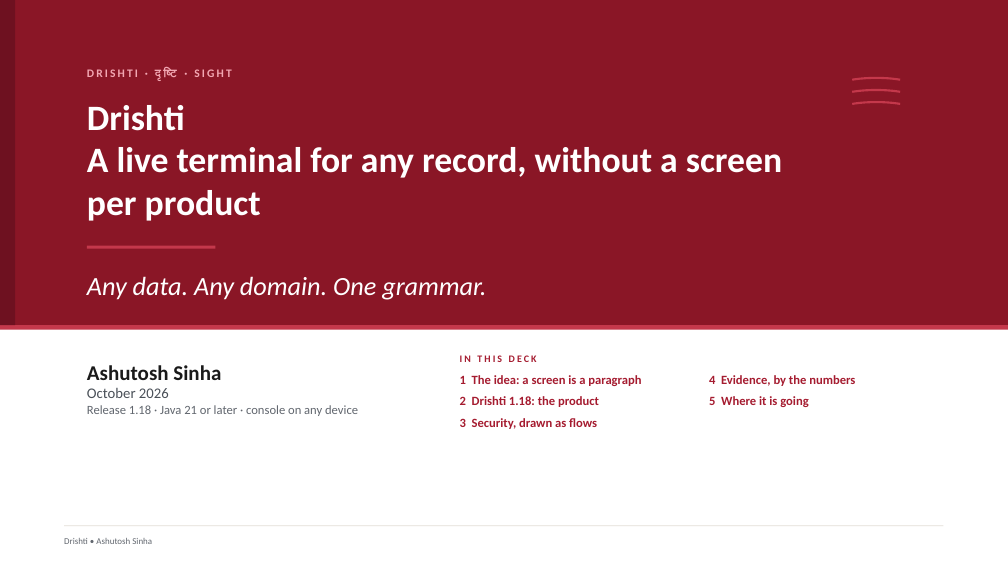
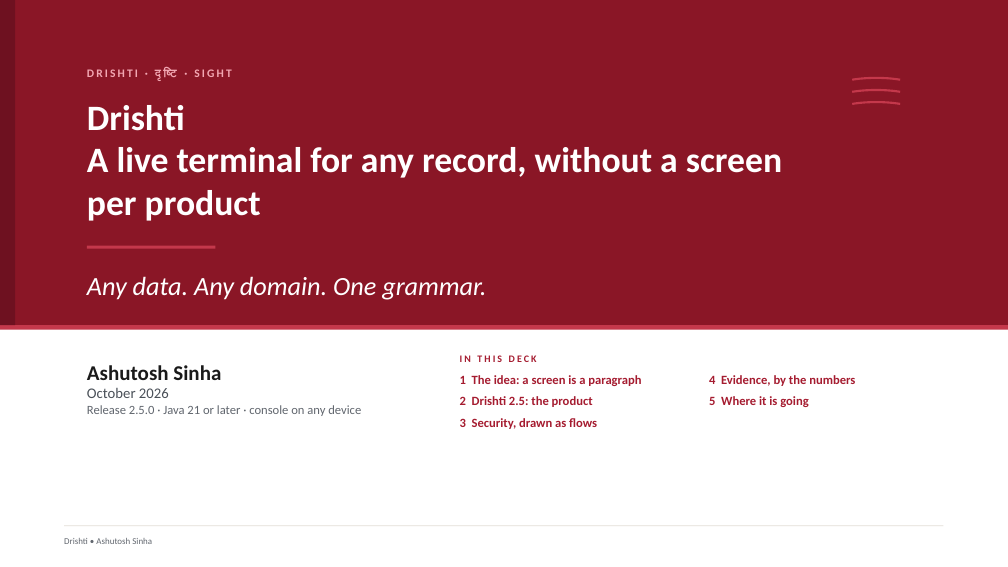
Before and after one commit to ajsinha/drishti, a slide deck: slide 1 of docs/publications/Drishti-Design-and-Evidence.pptx. Drawn at 1008x567 pixels with LibreOffice and Linux fonts; fonts in the diff are those of the drawing. Boxes give left, top, right and bottom in pixels: in the first picture for what was removed or moved away, otherwise in the second. Text is boxed around its words. In the diff, an @@ line names an element or a change of style, - is before the commit and + after.

```diff
--- a/docs/publications/Drishti-Design-and-Evidence.pptx
+++ b/docs/publications/Drishti-Design-and-Evidence.pptx
@@ text at (87, 405, 361, 416): text changed @@
-Release 1.18 · Java 21 or later · console on any device
+Release 2.5.0 · Java 21 or later · console on any device
@@ text at (460, 396, 593, 407): text changed @@
-2 Drishti 1.18: the product
+2 Drishti 2.5: the product
```
Also in this commit, not shown: 23 other slides changed, 5 slides added, 1 other file.
